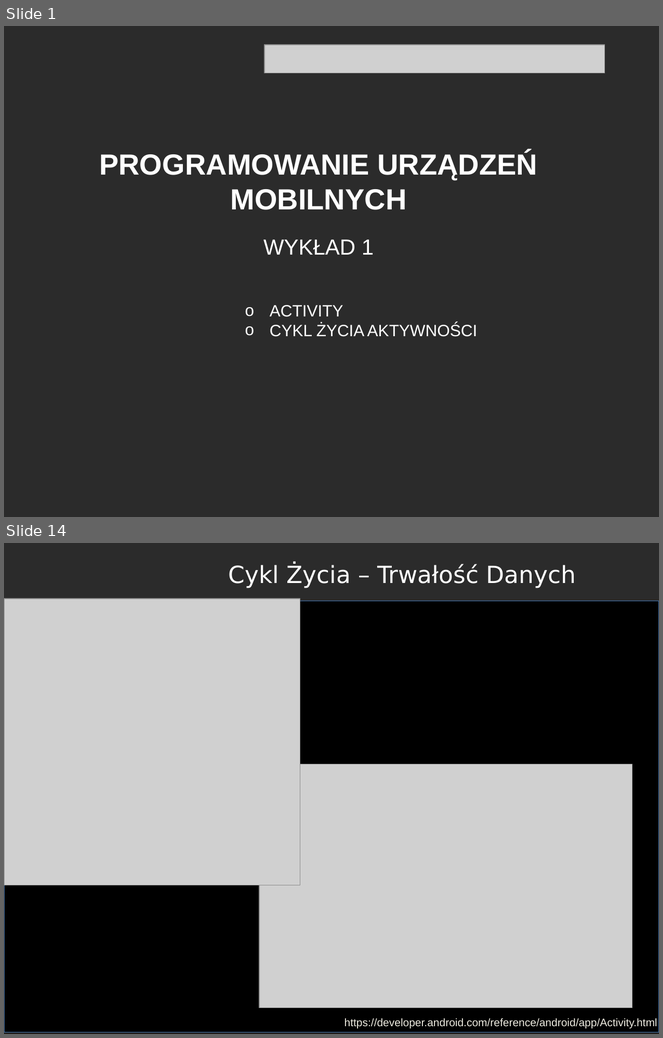
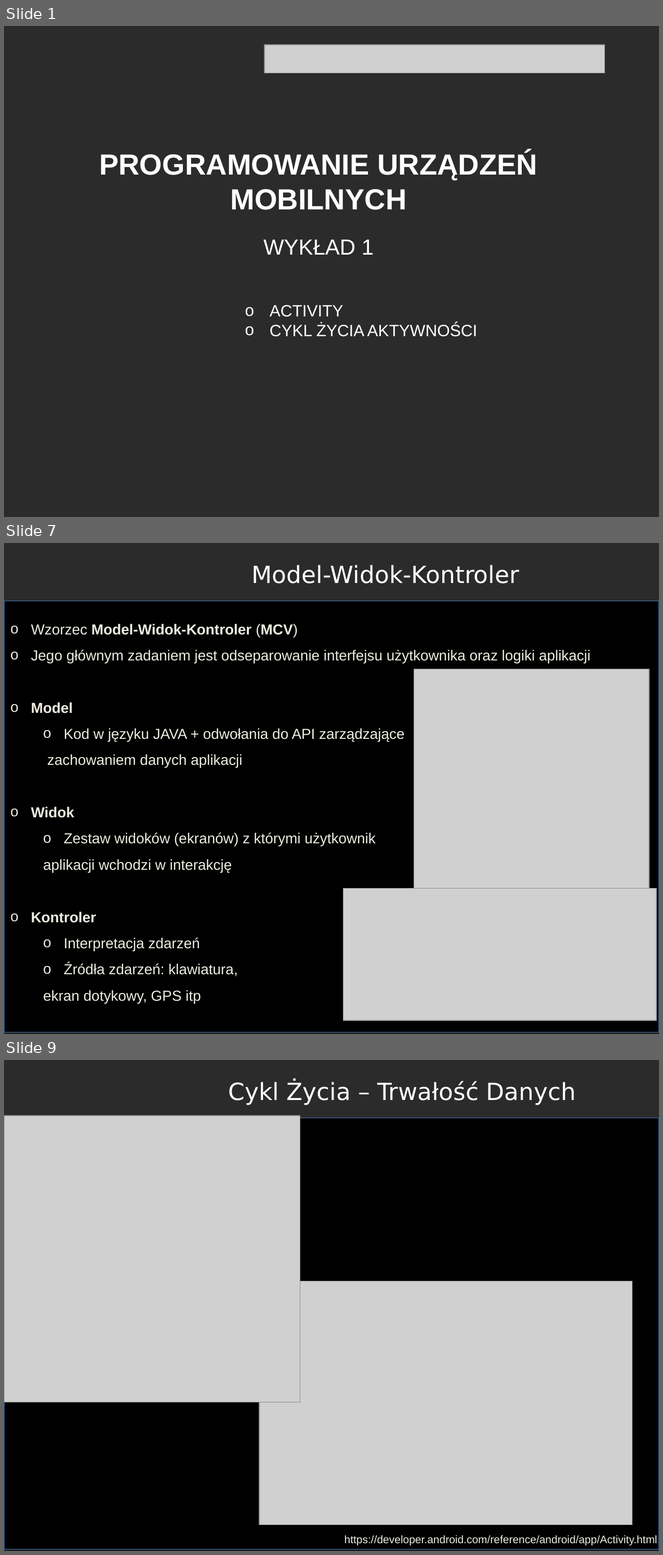
Before and after one commit to RafLew84/PUM, a slide deck: 2022-2023/Wyk/Wyklad1.pptx. Shown one above the other, each under a label of ours: slides 1 and 14 before the commit, slides 1, 7 and 9 after it; the slides between them are not shown. The pictures are 663x1038 and 663x1555 pixels, drawn with LibreOffice and Linux fonts; fonts in the diff are those of the drawing; grey boxes stand for pictures; background and template pictures are left out; a plain dark background stands for a picture behind light text. Boxes give left, top, right and bottom in pixels: in the first picture for what was removed or moved away, otherwise in the second. Text is boxed around its words. In the diff, an @@ line names an element or a change of style, - is before the commit and + after.

```diff
--- a/2022-2023/Wyk/Wyklad1.pptx
+++ b/2022-2023/Wyk/Wyklad1.pptx
@@ slide 7 added at bbox=[4, 543, 659, 1034], background picture (left out) @@
@@ text added at bbox=[252, 565, 519, 584], 26 pt, text #FFFFFF @@
+Model-Widok-Kontroler
@@ rectangle added at bbox=[4, 601, 659, 1032], fill #000000, outline #4B7EBC 0.75 pt @@
@@ text added at bbox=[31, 624, 591, 1004], 16 pt, text #EEECE1 @@
+o Wzorzec Model-Widok-Kontroler (MCV)
+o Jego głównym zadaniem jest odseparowanie interfejsu użytkownika oraz logiki aplikacji
+o Model
+  o Kod w języku JAVA + odwołania do API zarządzające
+  zachowaniem danych aplikacji
+o Widok
+  o Zestaw widoków (ekranów) z którymi użytkownik
+  aplikacji wchodzi w interakcję
+o Kontroler
+  o Interpretacja zdarzeń
+  o Źródła zdarzeń: klawiatura,
+  ekran dotykowy, GPS itp
@@ picture added at bbox=[414, 669, 649, 888] @@
@@ picture added at bbox=[344, 888, 657, 1021] @@
@@ what was slide 14 is now slide 9 @@
```
Also in this commit, not shown: 1 slide changed, 6 other slides added, 1 slide removed, 3 other files.
